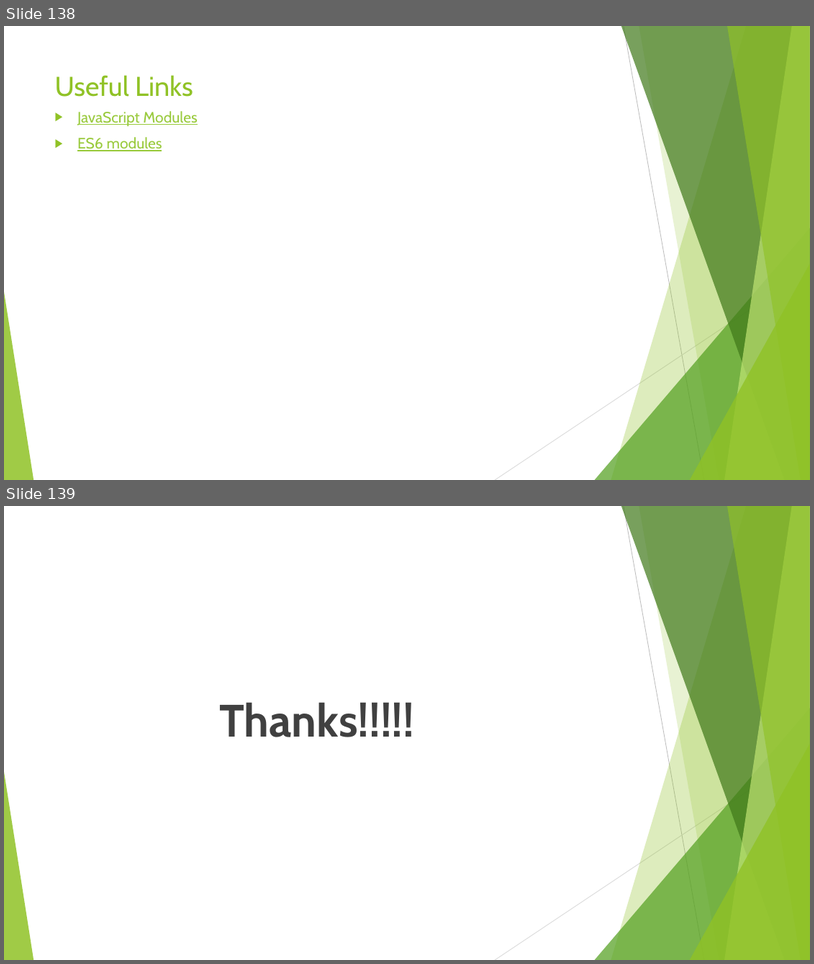
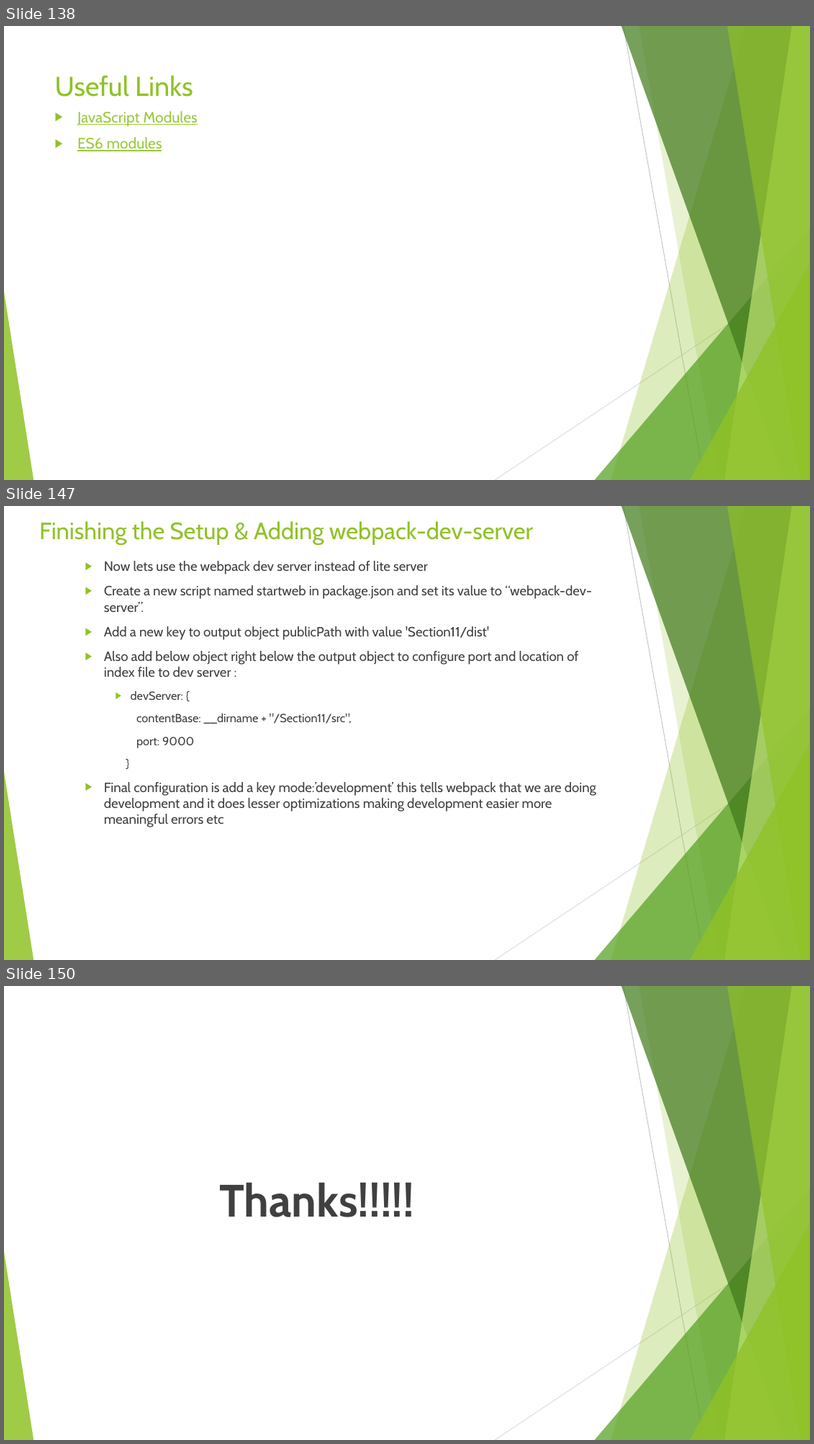
Before and after one commit to rudhrainfogain/TypeScript, a slide deck: PPT/TypeScriptv10.pptx. Shown one above the other, each under a label of ours: slides 138 and 139 before the commit, slides 138, 147 and 150 after it; the slides between them are not shown. The pictures are 814x964 and 814x1444 pixels, drawn with LibreOffice and Linux fonts; fonts in the diff are those of the drawing. Boxes give left, top, right and bottom in pixels: in the first picture for what was removed or moved away, otherwise in the second. Text is boxed around its words. In the diff, an @@ line names an element or a change of style, - is before the commit and + after.

Commit message:
Webpack complete

```diff
--- a/PPT/TypeScriptv10.pptx
+++ b/PPT/TypeScriptv10.pptx
@@ slide 147 added at [4,506,810,960], background #FFFFFF; not listed: 10 template elements that a slide beside it also shows @@
@@ title added at [39,521,533,545], 28 pt, text #90C226 @@
+Finishing the Setup & Adding webpack-dev-server
@@ text added at [104,561,597,827], 16 pt, text #404040 @@
+  ▶ Now lets use the webpack dev server instead of lite server
+  ▶ Create a new script named startweb in package.json and set its value to “webpack-dev-server”.
+  ▶ Add a new key to output object publicPath with value 'Section11/dist'
+  ▶ Also add below object right below the output object to configure port and location of index file to dev server :
+    ▶ devServer: {
+    contentBase: __dirname + "/Section11/src",
+    port: 9000
+    }
+  ▶ Final configuration is add a key mode:’development’ this tells webpack that we are doing development and it does lesser optimizations making development easier more meaningful errors etc
@@ what was slide 139 is now slide 150 @@
```
Also in this commit, not shown: 10 other slides added, 21 other files.
